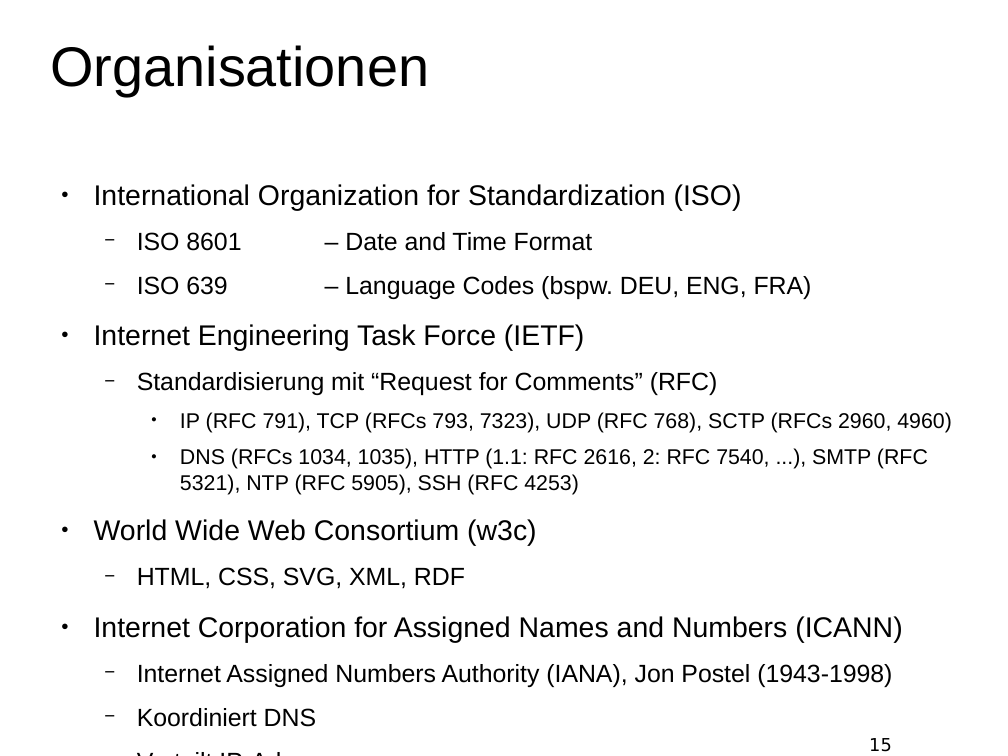
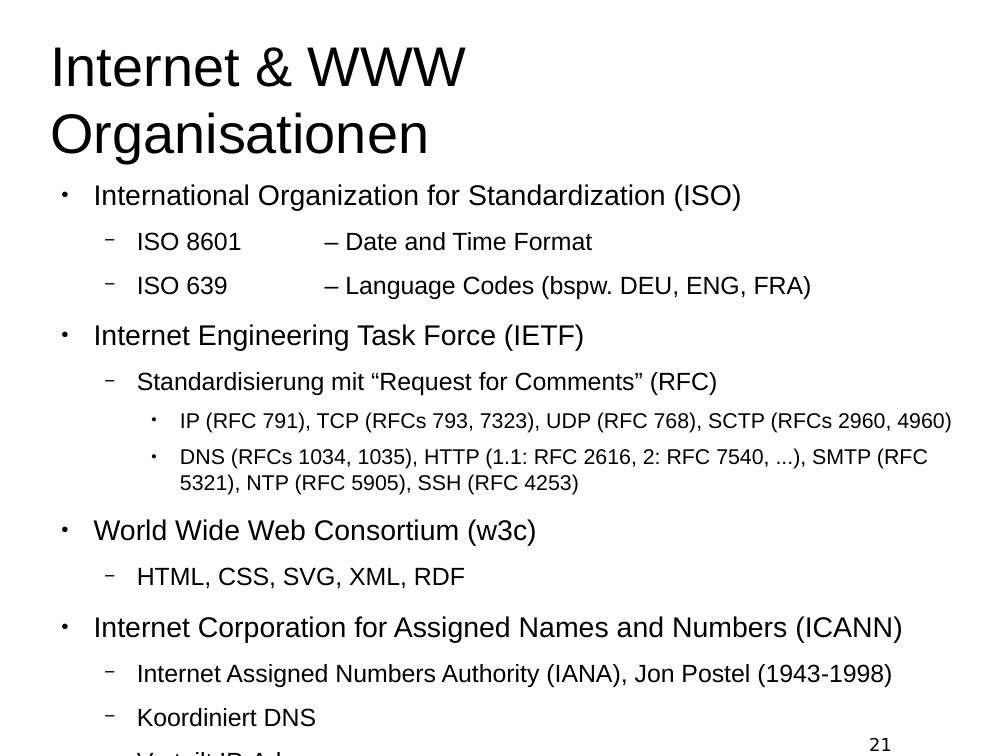
Before and after one commit to t-hofmann/digitale-medien-ws2018, a slide deck: slide 21 of Webtechnologien.odp (slide 15 before the commit). Drawn at 1008x756 pixels with LibreOffice and Linux fonts; fonts in the diff are those of the drawing; background and template pictures are left out. Boxes give left, top, right and bottom in pixels: in the first picture for what was removed or moved away, otherwise in the second. Text is boxed around its words. In the diff, an @@ line names an element or a change of style, - is before the commit and + after.

```diff
--- a/Webtechnologien.odp
+++ b/Webtechnologien.odp
@@ title at [50,47,466,162]: text changed @@
-Organisationen
+Internet & WWW
+Organisationen
@@ page number at [869,737,892,751]: text changed @@
-15
+21
```
Also in this commit, not shown: 1 slide added, 1 other file.
